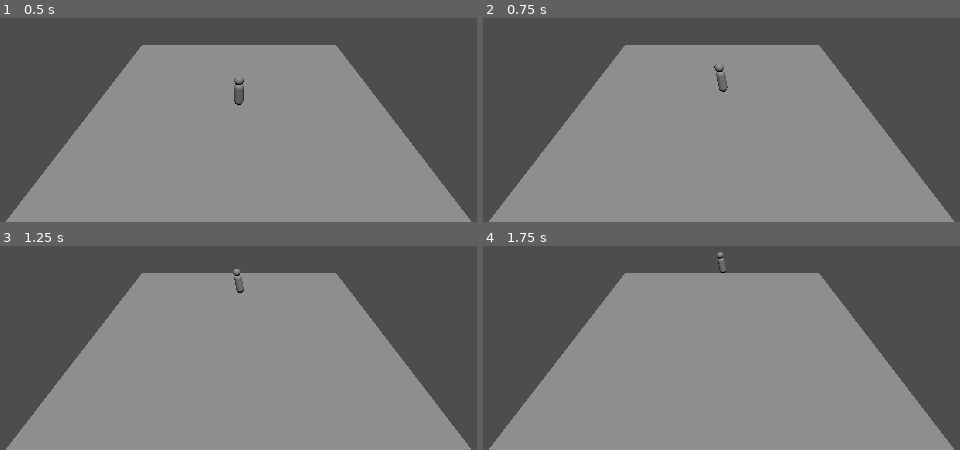
Above: before the commit, frames 1-4 (two rows, left to right).
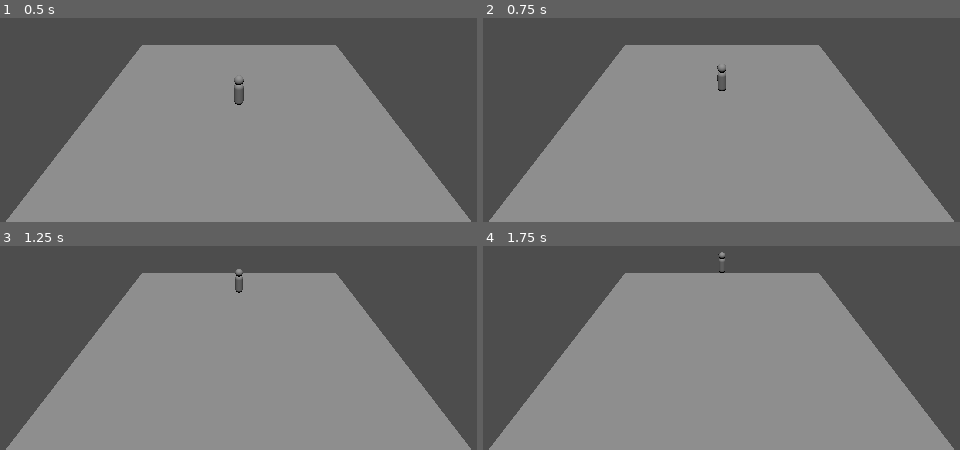
Above: after the commit, the same moments.

Repository: covmoore/interrupt-game-jam
Game: Godot game, scene res://maps/mind.tscn
Same seed, same stepped clock (60 frames per second), same inputs: the game is played once before the commit and once after it.
Inputs (mouse positions are in pixels of both pictures, inside the frame that each line leads up to):
- Up to frame 1 (0.5 s): no input
- Up to frame 2 (0.75 s): tap Enter at 0.5 s; move the mouse to (683, 87) at 0.52 s; hold W (move_forward) from 0.53 s (still down); click (683, 87) at 0.67 s
- Up to frame 3 (1.25 s): keep holding W (move_forward)
- Up to frame 4 (1.75 s): keep holding W (move_forward); tap Space at 1.25 s; move the mouse to (outside the picture) at 1.27 s; click (outside the picture) at 1.42 s

Frame 1 is identical in both runs. In frame 2, 0.1% of the frame differs, in the area x 48-52%, y 22-37%; in frame 3, less than 0.1%; in frame 4, less than 0.1%.

Commit message:
fixing player look bug and making game manager

Diff:
--- a/maps/mind.tscn
+++ b/maps/mind.tscn
@@ -1,7 +1,8 @@
-[gd_scene load_steps=5 format=3 uid="uid://bpy5y680rvwjc"]
+[gd_scene load_steps=6 format=3 uid="uid://bpy5y680rvwjc"]
 
 [ext_resource type="PackedScene" uid="uid://clfr6g1wxrggi" path="res://prefabs/player.tscn" id="1_136gs"]
-[ext_resource type="Script" path="res://maps/camera_pan.gd" id="2_0727t"]
+[ext_resource type="Script" path="res://scripts/managers/gameManager.gd" id="1_581u0"]
+[ext_resource type="Script" path="res://scripts/handlers/camera_pan.gd" id="2_0727t"]
 
 [sub_resource type="PlaneMesh" id="PlaneMesh_7qubq"]
 size = Vector2(12, 12)
@@ -10,6 +11,8 @@
 size = Vector3(12, 0.01, 12)
 
 [node name="Mind_Room" type="Node3D"]
+script = ExtResource("1_581u0")
+room_type = 1
 
 [node name="Player" parent="." instance=ExtResource("1_136gs")]
 transform = Transform3D(1, 0, 0, 0, 1, 0, 0, 0, 1, 0, 2.0153, 0)
--- a/prefabs/player.tscn
+++ b/prefabs/player.tscn
@@ -1,6 +1,6 @@
 [gd_scene load_steps=8 format=3 uid="uid://clfr6g1wxrggi"]
 
-[ext_resource type="Script" path="res://player.gd" id="1_ya7y0"]
+[ext_resource type="Script" path="res://scripts/managers/player.gd" id="1_ya7y0"]
 [ext_resource type="Material" uid="uid://bl2khh1dv1nsr" path="res://materials/black.tres" id="2_wly57"]
 
 [sub_resource type="SphereMesh" id="SphereMesh_h1j2w"]
--- /dev/null
+++ b/scripts/managers/gameManager.gd
@@ -0,0 +1,19 @@
+extends Node3D
+class_name Game
+
+enum RoomType {
+	DUNGEON = 0,
+	MIND    = 1,
+}
+@export var room_type: RoomType = RoomType.DUNGEON
+
+@onready var player = $Player
+# Called when the node enters the scene tree for the first time.
+func _ready() -> void:
+	if player:
+		player.set_player_combat_mode(room_type)
+
+
+# Called every frame. 'delta' is the elapsed time since the previous frame.
+func _process(delta: float) -> void:
+	pass
--- a/player.gd
+++ b/scripts/managers/player.gd
@@ -4,9 +4,18 @@
 @export var fall_acceleration = 75
 @export var jump_impulse = 20
 
+var Game = preload("res://scripts/managers/gameManager.gd")
+
 var target_velocity = Vector3.ZERO
 var _camera: Camera3D = null
 var RAY_LENGTH = 2000
+enum PlayerCombatMode {
+	KILLING_MODE = 0,
+	MIND_MODE = 1
+}
+
+var inpectRadius = 5.0
+#var inspectRay = Ra
 
 func _ready() -> void:
 	_camera = $"../CameraPivot/Camera3D"
@@ -22,7 +31,7 @@
 		query.collide_with_areas = true
 		var result = space_state.intersect_ray(query)
 		if result.has("position") :
-			print(result)
+			result["position"].y = global_transform.origin.y
 			$Pivot.look_at(result["position"])
 
 func _physics_process(delta: float):
@@ -39,3 +48,9 @@
 
 	velocity = target_velocity
 	move_and_slide()
+
+func set_player_combat_mode(room):
+	if room == Game.RoomType.DUNGEON:
+		PlayerCombatMode.KILLING_MODE
+	elif room == Game.RoomType.MIND:
+		PlayerCombatMode.MIND_MODE
Renamed: maps/camera_pan.gd -> scripts/handlers/camera_pan.gd
